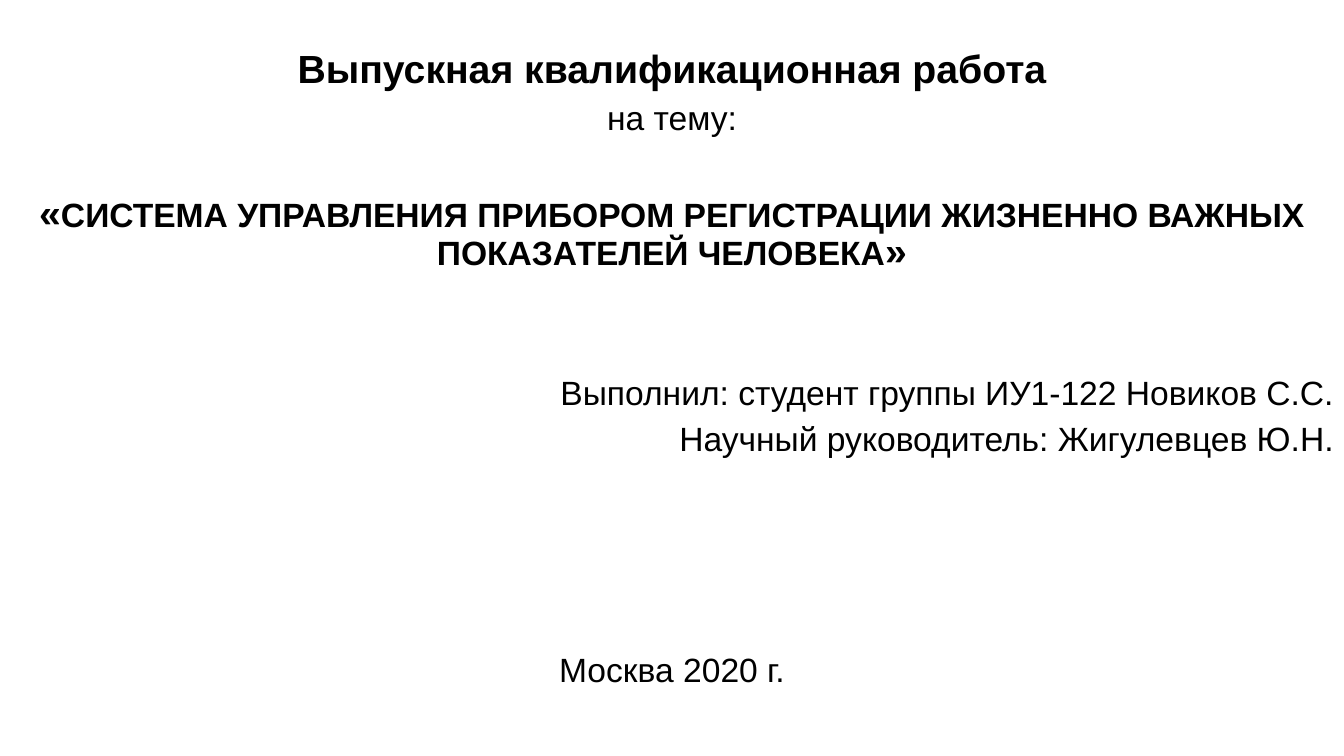
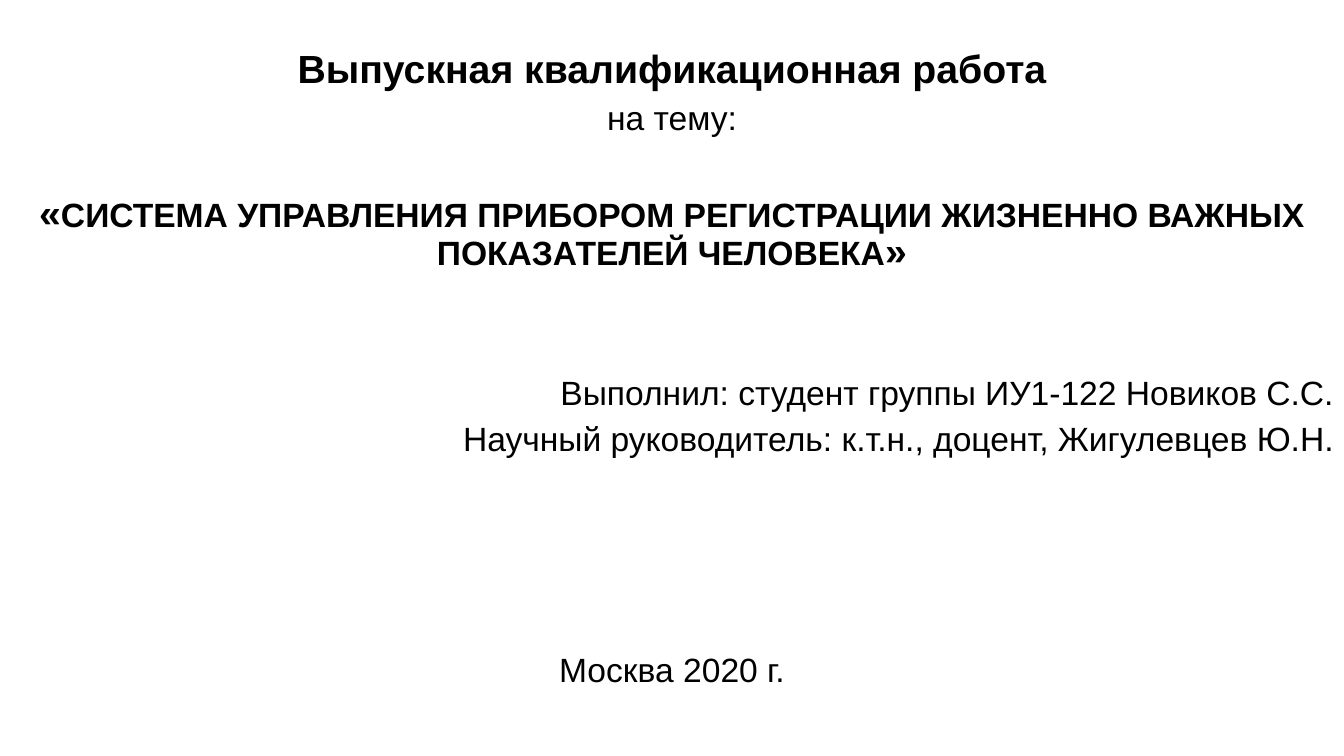
Before and after one commit to Markus85666/Graduation-Qualification-Work, a slide deck: slide 1 of РЕЧЬ_ПРЕЗЕНТАЦИЯ/VKR_Prezentatsia.pptx. Drawn at 1344x756 pixels with LibreOffice and Linux fonts; fonts in the diff are those of the drawing. Boxes give left, top, right and bottom in pixels: in the first picture for what was removed or moved away, otherwise in the second. Text is boxed around its words. In the diff, an @@ line names an element or a change of style, - is before the commit and + after.

Commit message:
кандидат доцент

```diff
--- a/РЕЧЬ_ПРЕЗЕНТАЦИЯ/VKR_Prezentatsia.pptx
+++ b/РЕЧЬ_ПРЕЗЕНТАЦИЯ/VKR_Prezentatsia.pptx
@@ subtitle at [463,426,1334,458]: text changed @@
-Научный руководитель: Жигулевцев Ю.Н.
+Научный руководитель: к.т.н., доцент, Жигулевцев Ю.Н.
```
